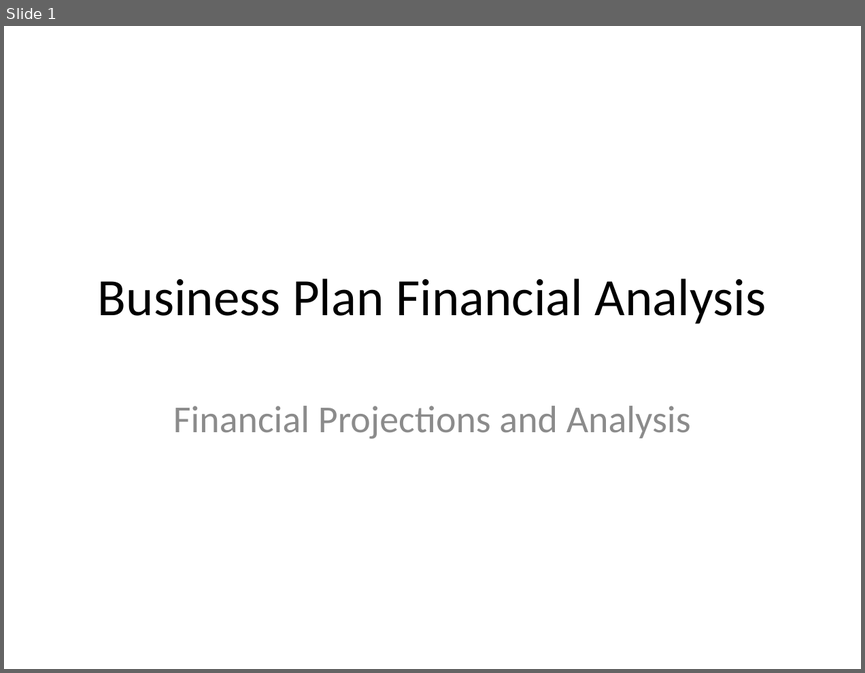
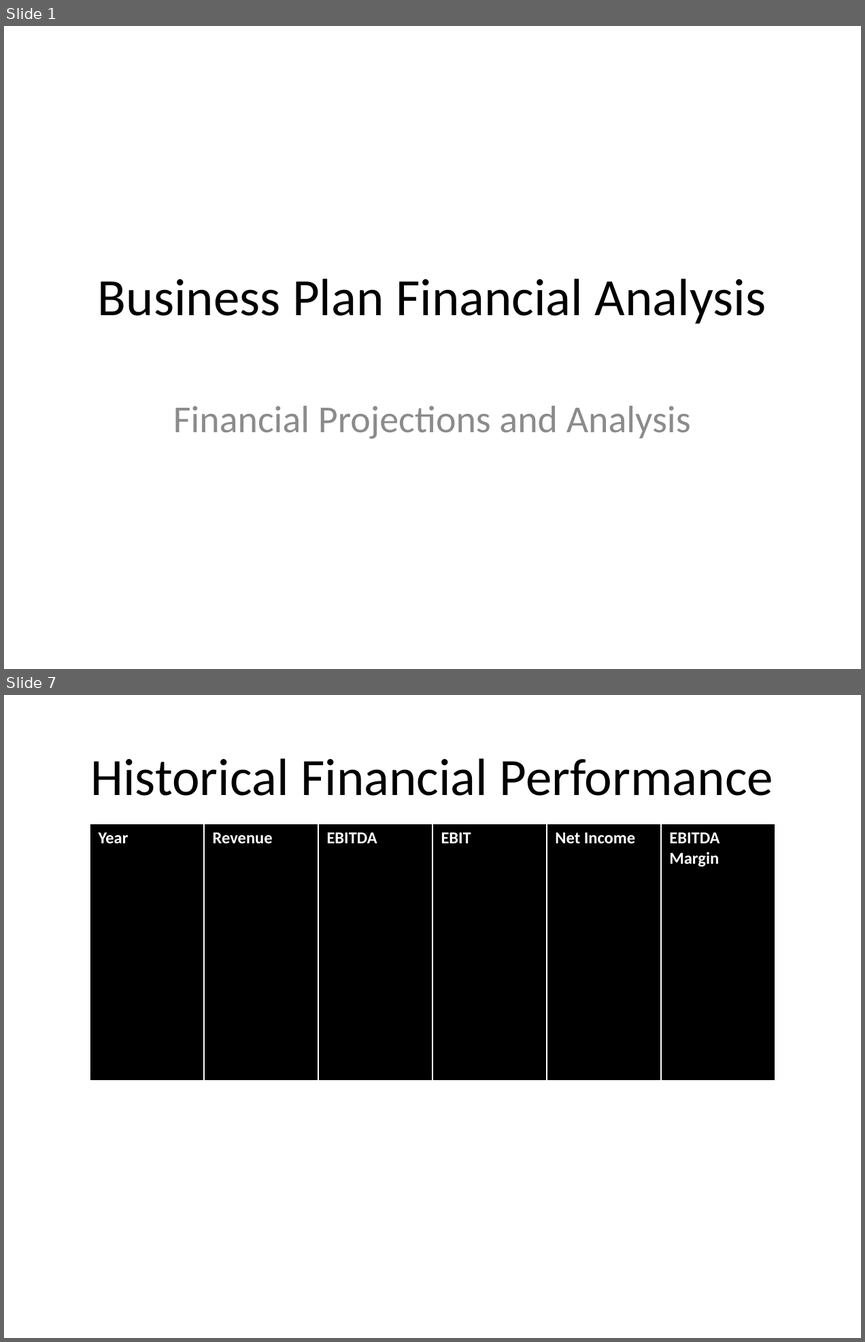
Before and after one commit to mikegustafsonchicago/AutoFinModel, a slide deck: outputs/output_ppt.pptx. Shown one above the other, each under a label of ours: slide 1 before the commit, slides 1 and 7 after it; the slides between them are not shown. The pictures are 865x673 and 865x1342 pixels, drawn with LibreOffice and Linux fonts; fonts in the diff are those of the drawing. Boxes give left, top, right and bottom in pixels: in the first picture for what was removed or moved away, otherwise in the second. Text is boxed around its words. In the diff, an @@ line names an element or a change of style, - is before the commit and + after.

```diff
--- a/outputs/output_ppt.pptx
+++ b/outputs/output_ppt.pptx
@@ slide 7 added at bbox=[4, 695, 861, 1338], background #FFFFFF @@
@@ title added at bbox=[90, 758, 773, 796], 44 pt, text #000000 @@
+Historical Financial Performance
@@ table added at bbox=[90, 824, 773, 1081], 1 rows, 6 columns @@
+Year | Revenue | EBITDA | EBIT | Net Income | EBITDA Margin
```
Also in this commit, not shown: 5 slides changed, 21 other files.
